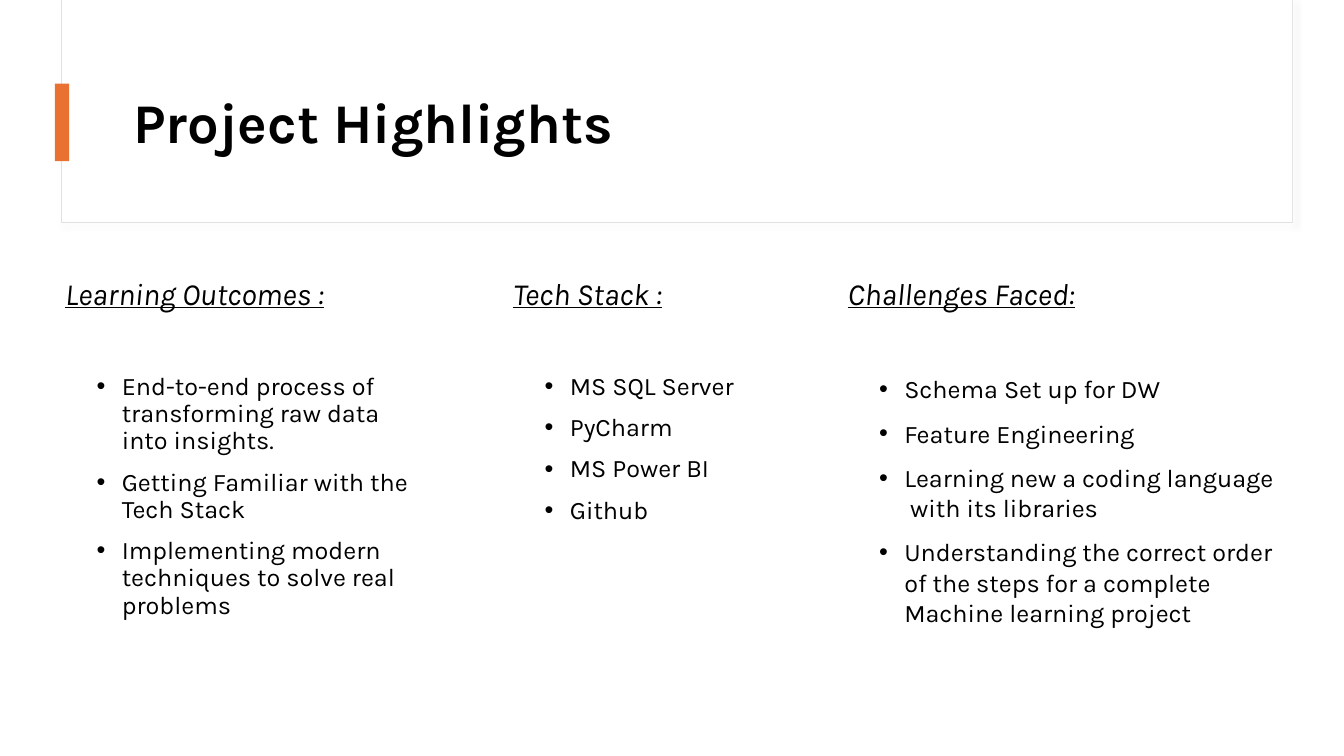
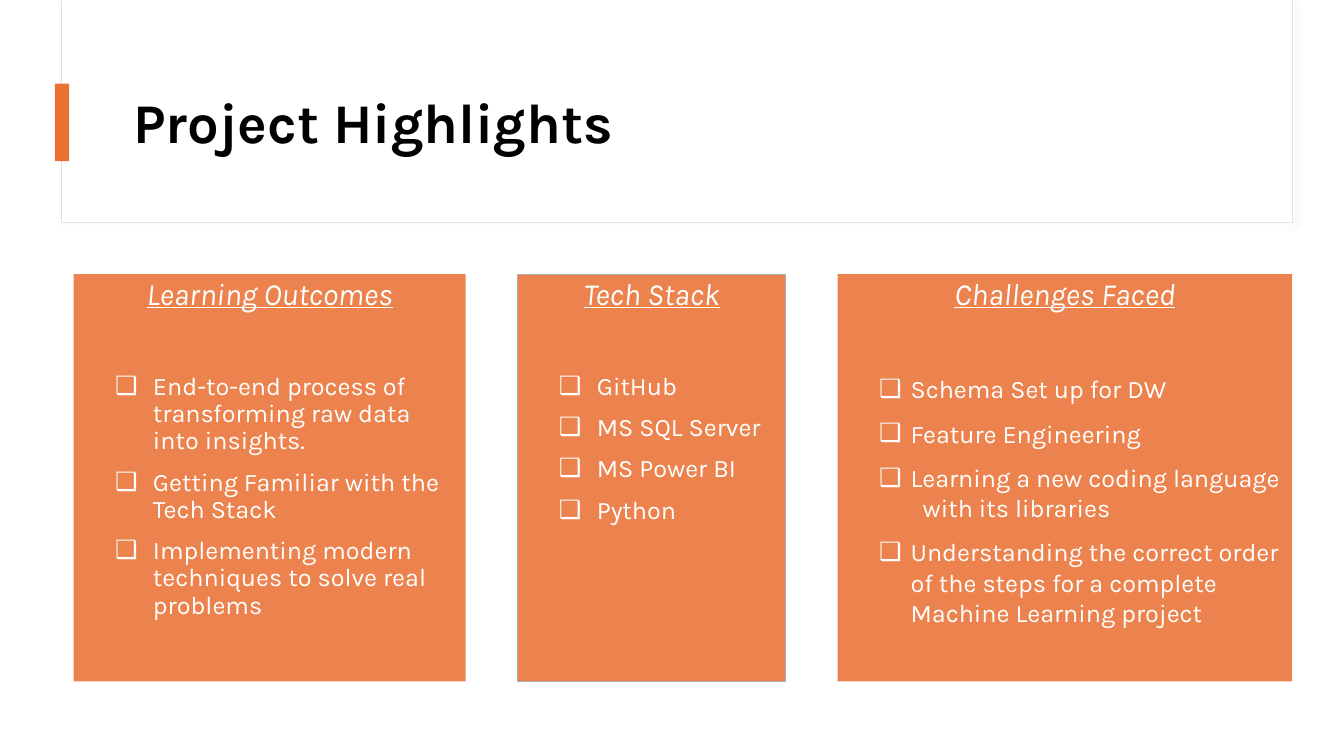
Before and after one commit to Konstant-gk/Chinook_Project, a slide deck: slide 15 of Chinook_Presentation/Project_Future_Chinook_Presentation.pptx. Drawn at 1344x756 pixels with LibreOffice and Linux fonts; fonts in the diff are those of the drawing. Boxes give left, top, right and bottom in pixels: in the first picture for what was removed or moved away, otherwise in the second. Text is boxed around its words. In the diff, an @@ line names an element or a change of style, - is before the commit and + after.

```diff
--- a/Chinook_Presentation/Project_Future_Chinook_Presentation.pptx
+++ b/Chinook_Presentation/Project_Future_Chinook_Presentation.pptx
@@ text "Learning Outcomes": place and size @@
-text "Learning Outcomes" at <box>65,284,408,620</box>
+text "Learning Outcomes" at <box>74,274,466,682</box>
@@ text "Learning Outcomes" at <box>74,274,466,682</box>: fill none to #EC834E @@
@@ text at <box>147,284,393,313</box>: text changed; text colour #000000 to #FFFFFF @@
-Learning Outcomes :
+Learning Outcomes
@@ rectangle "Tech Stack": place and size @@
-rectangle "Tech Stack" at <box>513,284,734,520</box>
+rectangle "Tech Stack" at <box>517,274,785,682</box>
@@ rectangle "Tech Stack" at <box>517,274,785,682</box>: fill none to #EC834E; outline none to #AEAEAE 0.75 pt @@
@@ text in rectangle at <box>584,284,719,396</box>: text changed; text colour #000000 to #FFFFFF @@
-Tech Stack :
+Tech Stack
+❑ GitHub
@@ rectangle "Challenges Faced" at <box>838,274,1293,682</box>: fill none to #EC834E @@
@@ rectangle "Challenges Faced": place and size @@
-rectangle "Challenges Faced" at <box>848,284,1274,628</box>
+rectangle "Challenges Faced" at <box>838,274,1293,682</box>
@@ text in rectangle at <box>954,284,1175,313</box>: text changed; text colour #000000 to #FFFFFF @@
-Challenges Faced:
+Challenges Faced
@@ text at <box>153,377,439,620</box>: text colour #000000 to #FFFFFF in "End-to-end process of transforming raw data into ...", "Getting Familiar with the Tech Stack", "Implementing modern techniques to solve real problems"; bullet • to ❑ @@
@@ text in rectangle at <box>911,380,1166,449</box>: text colour #000000 to #FFFFFF in "Schema Set up for DW", "Feature Engineering"; bullet • to ❑ @@
@@ text in rectangle at <box>570,418,673,443</box>: paragraph removed @@
-• PyCharm
@@ text in rectangle at <box>597,420,761,478</box>: text colour #000000 to #FFFFFF in "MS SQL Server", "MS Power BI"; bullet • to ❑ @@
@@ text in rectangle at <box>911,469,1280,628</box>: text changed; text colour #000000 to #FFFFFF @@
-• Learning new a coding language with its libraries
-• Understanding the correct order of the steps for a complete Machine learning project
+❑ Learning a new coding language with its libraries
+❑ Understanding the correct order of the steps for a complete Machine Learning project
@@ text in rectangle at <box>597,502,676,525</box>: text changed; text colour #000000 to #FFFFFF @@
-• Github
+❑ Python
```
Also in this commit, not shown: 13 other slides changed.
